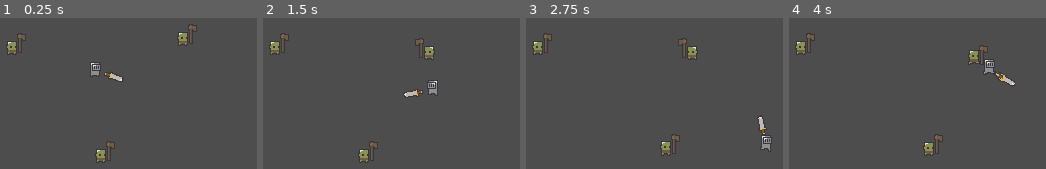
Above: before the commit, frames 1-4 (left to right).
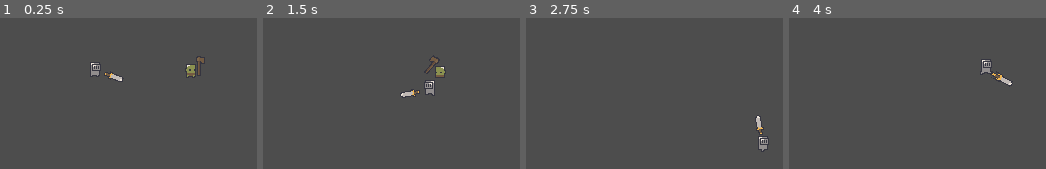
Above: after the commit, the same moments.

Repository: bbenefield89/realm-runners
Game: Godot game, scene res://Scenes/MainScene.tscn
Two runs of this game, one before a commit and one after it. Both use one fixed random seed, a clock stepped at 60 frames per second and the inputs below.
Inputs (mouse positions are in pixels of both pictures, inside the frame that each line leads up to):
- Up to frame 1 (0.25 s): no input
- Up to frame 2 (1.5 s): move the mouse to (outside the picture) at 0.52 s; hold D (walk_right) 0.53-1.28 s; click (outside the picture) at 0.6 s; right-click (outside the picture) at 0.8 s; move the mouse to (324, 110) at 1.27 s; hold S (walk_down) from 1.28 s (still down); right-click (324, 110) at 1.35 s
- Up to frame 3 (2.75 s): click (587, 110) at 1.55 s; move the mouse to (741, 31) at 2.02 s; release S (walk_down) at 2.03 s; hold D (walk_right) from 2.03 s (still down); click (741, 31) at 2.1 s; right-click (741, 31) at 2.3 s
- Up to frame 4 (4 s): move the mouse to (927, 152) at 2.77 s; release D (walk_right) at 2.78 s; hold W (walk_up) 2.78-3.53 s; right-click (927, 152) at 2.85 s; click (927, 152) at 3.05 s; move the mouse to (outside the picture) at 3.52 s; hold A (walk_left) from 3.53 s (still down); click (outside the picture) at 3.6 s; right-click (outside the picture) at 3.8 s

The runs differ from the first frame. In frame 1, 1.3% of the frame differs, in the area x 2-80%, y 4-96%; in frame 2, 1.7%, in the area x 2-71%, y 10-96%; in frame 3, 1.5%; in frame 4, 1.5%.

Commit message:
Goblins now play attack animation when player is within reach

Diff:
--- a/Prefabs/Creatures/Enemies/EnemySmallScene.tscn
+++ b/Prefabs/Creatures/Enemies/EnemySmallScene.tscn
@@ -9,10 +9,17 @@
 [sub_resource type="CircleShape2D" id="CircleShape2D_jvuck"]
 radius = 73.0069
 
+[sub_resource type="CircleShape2D" id="CircleShape2D_gq0en"]
+radius = 19.0
+
 [node name="EnemySmall" node_paths=PackedStringArray("WeaponRefPointRight", "WeaponRefPointLeft") groups=["Enemy"] instance=ExtResource("1_f8q2g")]
 script = ExtResource("2_xhvld")
 WeaponRefPointRight = NodePath("WeaponRefPoints/Right")
 WeaponRefPointLeft = NodePath("WeaponRefPoints/Left")
+swinging_attack_charging_up_speed = 0.0
+max_swinging_attack_charging_up_rotation = 0.0
+swinging_attack_release_speed = 0.0
+max_swinging_attack_release_rotation = 0.0
 movement_speed = 50
 
 [node name="BodyCollisionShape" parent="." index="0"]
@@ -26,10 +33,20 @@
 [node name="Left" type="Node2D" parent="WeaponRefPoints" index="1"]
 
 [node name="AggroArea" type="Area2D" parent="." index="4"]
+modulate = Color(1, 1, 1, 0.196078)
 position = Vector2(0, 4)
 
 [node name="AggroAreaCollisionShape" type="CollisionShape2D" parent="AggroArea" index="0"]
 shape = SubResource("CircleShape2D_jvuck")
 
+[node name="MeleeAttackArea" type="Area2D" parent="." index="5"]
+modulate = Color(1, 1, 1, 0.196078)
+position = Vector2(0, 4)
+
+[node name="MeleeAttackAreaCollisionShape" type="CollisionShape2D" parent="MeleeAttackArea" index="0"]
+shape = SubResource("CircleShape2D_gq0en")
+
 [connection signal="body_entered" from="AggroArea" to="." method="_on_AggroArea_body_entered"]
 [connection signal="body_exited" from="AggroArea" to="." method="_on_AggroArea_body_exited"]
+[connection signal="body_entered" from="MeleeAttackArea" to="." method="_on_MeleeAttackArea_body_entered"]
+[connection signal="body_exited" from="MeleeAttackArea" to="." method="_on_MeleeAttackArea_body_exited"]
--- a/Prefabs/Creatures/Enemies/GoblinScene.tscn
+++ b/Prefabs/Creatures/Enemies/GoblinScene.tscn
@@ -1,12 +1,11 @@
-[gd_scene load_steps=24 format=3 uid="uid://d0sqyad1wjbv0"]
+[gd_scene load_steps=23 format=3 uid="uid://d0sqyad1wjbv0"]
 
 [ext_resource type="PackedScene" uid="uid://bx6byxx416lxd" path="res://Prefabs/Creatures/Enemies/EnemySmallScene.tscn" id="1_x1c0s"]
-[ext_resource type="Script" path="res://Scripts/Creatures/Enemies/GoblinController.gd" id="2_ulcuw"]
 [ext_resource type="Script" path="res://Scripts/Stats/StatsResource.gd" id="3_3xkvo"]
 [ext_resource type="PackedScene" uid="uid://dngfpjp7naisq" path="res://Prefabs/Weapons/WoodAxeScene.tscn" id="3_48em3"]
 [ext_resource type="Texture2D" uid="uid://dxb7ljqvcv01y" path="res://Tilesets/dungeonSprites_ v1.5/goblin_.png" id="3_hugt8"]
 
-[sub_resource type="Resource" id="Resource_wcpp8"]
+[sub_resource type="Resource" id="Resource_6vqnr"]
 script = ExtResource("3_3xkvo")
 max_health = 1
 curr_health = 1
@@ -147,11 +146,11 @@
 }]
 
 [node name="Goblin_0" instance=ExtResource("1_x1c0s")]
-script = ExtResource("2_ulcuw")
-swinging_attack_charging_up_speed = 0.0
-max_swinging_attack_charging_up_rotation = 0.0
-max_swinging_attack_release_rotation = 0.0
-stats = SubResource("Resource_wcpp8")
+swinging_attack_charging_up_speed = 2.0
+max_swinging_attack_charging_up_rotation = -0.785
+swinging_attack_release_speed = 10.0
+max_swinging_attack_release_rotation = 3.0
+stats = SubResource("Resource_6vqnr")
 
 [node name="BodySprite" parent="." index="1"]
 sprite_frames = SubResource("SpriteFrames_544gu")
--- a/Scenes/MainScene.tscn
+++ b/Scenes/MainScene.tscn
@@ -9,10 +9,4 @@
 position = Vector2(186, 114)
 
 [node name="Goblin_0" parent="." instance=ExtResource("2_81uar")]
-position = Vector2(103, 92)
-
-[node name="Goblin_1" parent="." instance=ExtResource("2_81uar")]
-position = Vector2(274, 83)
-
-[node name="Goblin_2" parent="." instance=ExtResource("2_81uar")]
-position = Vector2(192, 200)
+position = Vector2(282, 115)
--- a/Scripts/Constants.gd
+++ b/Scripts/Constants.gd
@@ -1,5 +1,10 @@
 extends Node
 class_name Constants
+
+
+class InputActions:
+	var attack_primary := "attack_primary"
+	var attack_secondary := "attack_secondary"
 
 
 class Groups:
@@ -7,4 +12,10 @@
 	var weapon := "Weapon"
 
 
+class Creatures:
+	var player := "Player"
+
+
+static var inputActions := InputActions.new()
 static var groups := Groups.new()
+static var creatures := Creatures.new()
--- a/Scripts/Creatures/CreatureController.gd
+++ b/Scripts/Creatures/CreatureController.gd
@@ -18,6 +18,7 @@
 
 
 func _ready():
+	stats = stats.duplicate()
 	transition_to_life_state(LifeStates.ALIVE)
 	connect_signals()
 
--- a/Scripts/Creatures/Enemies/EnemyController.gd
+++ b/Scripts/Creatures/Enemies/EnemyController.gd
@@ -8,21 +8,49 @@
 	CHASING,
 }
 
+enum AttackStates {
+	IDLE,
+	SWINGING,
+}
+
+enum SwingingAttackStates {
+	IDLE,
+	CHARGING_UP,
+	RELEASE,
+	RESET,
+}
+
 
 @export var WeaponRefPointRight: Node2D
 @export var WeaponRefPointLeft: Node2D
 
+@export var swinging_attack_charging_up_speed: float
+@export var max_swinging_attack_charging_up_rotation: float
+
+@export var swinging_attack_release_speed: float
+@export var max_swinging_attack_release_rotation: float
+
 var Player: PlayerController
 var curr_movement_state: MovementStates
+var curr_attack_state: AttackStates
+var curr_swinging_attack_state: SwingingAttackStates
+var weapon_rotation_direction := 1
 
 
 func _ready():
 	super._ready()
 	curr_movement_state = MovementStates.IDLE
+	curr_attack_state = AttackStates.IDLE
+
+
+#func _input(_event: InputEvent) -> void:
+	#if Input.is_action_just_pressed(Constants.inputActions.attack_primary):
+		#curr_attack_state = AttackStates.SWINGING
+		#curr_swinging_attack_state = SwingingAttackStates.CHARGING_UP
 
 
 func _physics_process(_delta: float) -> void:
-	if curr_life_state == LifeStates.DEAD:
+	if curr_life_state != LifeStates.ALIVE or curr_attack_state != AttackStates.IDLE:
 		return
 
 	match curr_movement_state:
@@ -36,6 +64,15 @@
 			handle_chasing_movement_state()
 
 	move_and_slide()
+
+
+func _process(delta: float) -> void:
+	match curr_attack_state:
+		AttackStates.IDLE:
+			pass
+
+		AttackStates.SWINGING:
+			handle_swinging_attack_state(delta)
 
 
 func handle_idle_movement_state():
@@ -65,16 +102,79 @@
 		WeaponRefPointRight.position)
 
 
+func handle_swinging_attack_state(delta: float):
+	match curr_swinging_attack_state:
+		SwingingAttackStates.IDLE:
+			handle_idle_swinging_attack_state()
+
+		SwingingAttackStates.CHARGING_UP:
+			handle_charging_up_swinging_attack_state(delta)
+
+		SwingingAttackStates.RELEASE:
+			handle_release_swinging_attack_state(delta)
+
+		SwingingAttackStates.RESET:
+			handle_reset_swinging_attack_state(delta)
+
+
+func handle_idle_swinging_attack_state():
+	Equipment.Weapon.rotation = 0
+
+
+func handle_charging_up_swinging_attack_state(delta: float):
+	var rotation_direction := 1 if BodySprite.flip_h else -1
+	Equipment.Weapon.rotation += rotation_direction * swinging_attack_charging_up_speed * delta
+
+	var approximate_weapon_sprite_rotation := Equipment.Weapon.rotation - 0.10
+	if (BodySprite.flip_h and
+		approximate_weapon_sprite_rotation >= abs(max_swinging_attack_charging_up_rotation)):
+			curr_swinging_attack_state = SwingingAttackStates.RELEASE
+
+	elif (not BodySprite.flip_h and
+		approximate_weapon_sprite_rotation <= max_swinging_attack_charging_up_rotation):
+			curr_swinging_attack_state = SwingingAttackStates.RELEASE
+
+
+func handle_release_swinging_attack_state(delta: float):
+	var rotation_direction := -1 if BodySprite.flip_h else 1
+	Equipment.Weapon.rotation += rotation_direction * swinging_attack_release_speed * delta
+
+	var approximate_weapon_sprite_rotation := Equipment.Weapon.rotation + 0.10
+	if (BodySprite.flip_h and
+		approximate_weapon_sprite_rotation <= max_swinging_attack_release_rotation * -1):
+			curr_swinging_attack_state = SwingingAttackStates.RESET
+
+	if (not BodySprite.flip_h and
+		approximate_weapon_sprite_rotation >= max_swinging_attack_release_rotation):
+			curr_swinging_attack_state = SwingingAttackStates.RESET
+
+
+func handle_reset_swinging_attack_state(delta: float):
+	Equipment.Weapon.rotation = max(
+		Equipment.Weapon.rotation - 10 * delta,
+		0.0)
+
+	var approximate_weapon_sprite_rotation := Equipment.Weapon.rotation - 0.10
+	if approximate_weapon_sprite_rotation <= 0.0:
+		curr_swinging_attack_state = SwingingAttackStates.IDLE
+
+
 func _on_AggroArea_body_entered(body: Node2D) -> void:
-	if check_if_is_player(body):
+	if body is PlayerController:
 		Player = body
 		curr_movement_state = MovementStates.CHASING
 
 
 func _on_AggroArea_body_exited(body: Node2D) -> void:
-	if check_if_is_player(body):
+	if body is PlayerController:
 		curr_movement_state = MovementStates.IDLE
 
 
-func check_if_is_player(body: Node2D) -> bool:
-	return true if (body.name as String).to_lower() == "player" else false
+func _on_MeleeAttackArea_body_entered(body: Node2D) -> void:
+	if body is PlayerController:
+		curr_attack_state = AttackStates.SWINGING
+		curr_swinging_attack_state = SwingingAttackStates.CHARGING_UP
+
+
+func _on_MeleeAttackArea_body_exited(body: Node2D) -> void:
+	pass # Replace with function body.
--- a/Scripts/Creatures/Enemies/GoblinController.gd
+++ b/Scripts/Creatures/Enemies/GoblinController.gd
@@ -1,92 +1,91 @@
 extends EnemyController
 
 
-enum AttackStates {
-	IDLE,
-	SWINGING,
-}
-
-enum SwingingAttackStates {
-	IDLE,
-	CHARGING_UP,
-	RELEASE,
-	RESET,
-}
+#enum AttackStates {
+	#IDLE,
+	#SWINGING,
+#}
+#
+#enum SwingingAttackStates {
+	#IDLE,
+	#CHARGING_UP,
+	#RELEASE,
+	#RESET,
+#}
 
 
-@export var swinging_attack_charging_up_speed: float
-@export var max_swinging_attack_charging_up_rotation: float
-@export var max_swinging_attack_release_rotation: float
+#@export var swinging_attack_charging_up_speed: float
+#@export var max_swinging_attack_charging_up_rotation: float
+#@export var max_swinging_attack_release_rotation: float
 
 
-var curr_attack_state: AttackStates
-var curr_swinging_attack_state: SwingingAttackStates
+#var curr_attack_state: AttackStates
+#var curr_swinging_attack_state: SwingingAttackStates
 
 
-func _ready() -> void:
-	super._ready()
-	curr_attack_state = AttackStates.IDLE
+#func _ready() -> void:
+	#curr_attack_state = AttackStates.IDLE
 
 
-func _input(_event: InputEvent) -> void:
-	if Input.is_action_just_pressed("attack_primary"):
-		curr_attack_state = AttackStates.SWINGING
-		curr_swinging_attack_state = SwingingAttackStates.CHARGING_UP
+#func _input(_event: InputEvent) -> void:
+	#if Input.is_action_just_pressed("attack_primary"):
+		#curr_attack_state = AttackStates.SWINGING
+		#curr_swinging_attack_state = SwingingAttackStates.CHARGING_UP
 
 
-func _process(delta: float) -> void:
-	match curr_attack_state:
-		AttackStates.IDLE:
-			pass
-
-		AttackStates.SWINGING:
-			handle_swinging_attack_state(delta)
+#func _process(delta: float) -> void:
+	#match curr_attack_state:
+		#AttackStates.IDLE:
+			#pass
+		#
+		#AttackStates.SWINGING:
+			#handle_swinging_attack_state(delta)
 
 
-func handle_swinging_attack_state(delta: float):
-	match curr_swinging_attack_state:
-		SwingingAttackStates.IDLE:
-			handle_idle_swinging_attack_state()
-
-		SwingingAttackStates.CHARGING_UP:
-			handle_charging_up_swinging_attack_state(delta)
-
-		SwingingAttackStates.RELEASE:
-			handle_release_swinging_attack_state(delta)
-
-		SwingingAttackStates.RESET:
-			handle_reset_swinging_attack_state(delta)
-
-
-func handle_idle_swinging_attack_state():
-	Equipment.Weapon.rotation = 0
-
-
-func handle_charging_up_swinging_attack_state(delta: float):
-	Equipment.Weapon.rotation = max(
-		Equipment.Weapon.rotation - swinging_attack_charging_up_speed * delta,
-		max_swinging_attack_charging_up_rotation)
-
-	var approximate_weapon_sprite_rotation := Equipment.Weapon.rotation - 0.10
-	if approximate_weapon_sprite_rotation <= max_swinging_attack_charging_up_rotation:
-		curr_swinging_attack_state = SwingingAttackStates.RELEASE
-
-
-func handle_release_swinging_attack_state(delta: float):
-	Equipment.Weapon.rotation = min(
-		Equipment.Weapon.rotation + 10 * delta,
-		max_swinging_attack_release_rotation)
-
-	var approximate_weapon_sprite_rotation := Equipment.Weapon.rotation + 0.10
-	if approximate_weapon_sprite_rotation >= max_swinging_attack_release_rotation:
-		curr_swinging_attack_state = SwingingAttackStates.RESET
-
-
-func handle_reset_swinging_attack_state(delta: float):
-	Equipment.Weapon.rotation = max(
-		Equipment.Weapon.rotation - 10 * delta,
-		0.0)
-
-	var approximate_weapon_sprite_rotation := Equipment.Weapon.rotation - 0.10
-	if approximate_weapon_sprite_rotation <= 0.0:
-		curr_swinging_attack_state = SwingingAttackStates.IDLE
+#func handle_swinging_attack_state(delta: float):
+	#match curr_swinging_attack_state:
+		#SwingingAttackStates.IDLE:
+			#handle_idle_swinging_attack_state()
+		#
+		#SwingingAttackStates.CHARGING_UP:
+			#handle_charging_up_swinging_attack_state(delta)
+		#
+		#SwingingAttackStates.RELEASE:
+			#handle_release_swinging_attack_state(delta)
+		#
+		#SwingingAttackStates.RESET:
+			#handle_reset_swinging_attack_state(delta)
+#
+#
+#func handle_idle_swinging_attack_state():
+	#Equipment.Weapon.rotation = 0
+#
+#
+#func handle_charging_up_swinging_attack_state(delta: float):
+	#Equipment.Weapon.rotation = max(
+		#Equipment.Weapon.rotation - swinging_attack_charging_up_speed * delta,
+		#max_swinging_attack_charging_up_rotation)
+	#
+	#var approximate_weapon_sprite_rotation := Equipment.Weapon.rotation - 0.10
+	#if approximate_weapon_sprite_rotation <= max_swinging_attack_charging_up_rotation:
+		#curr_swinging_attack_state = SwingingAttackStates.RELEASE
+#
+#
+#func handle_release_swinging_attack_state(delta: float):
+	#Equipment.Weapon.rotation = min(
+		#Equipment.Weapon.rotation + 10 * delta,
+		#max_swinging_attack_release_rotation)
+	#
+	#var approximate_weapon_sprite_rotation := Equipment.Weapon.rotation + 0.10
+	#if approximate_weapon_sprite_rotation >= max_swinging_attack_release_rotation:
+		#curr_swinging_attack_state = SwingingAttackStates.RESET
+#
+#
+#func handle_reset_swinging_attack_state(delta: float):
+	#Equipment.Weapon.rotation = max(
+		#Equipment.Weapon.rotation - 10 * delta,
+		#0.0)
+	#
+	#var approximate_weapon_sprite_rotation := Equipment.Weapon.rotation - 0.10
+	#if approximate_weapon_sprite_rotation <= 0.0:
+		#curr_swinging_attack_state = SwingingAttackStates.IDLE
--- a/Scripts/Creatures/PlayerController.gd
+++ b/Scripts/Creatures/PlayerController.gd
@@ -136,4 +136,5 @@
 
 
 func _on_IronSword_weapon_hit_enemy(Enemy: CreatureController) -> void:
+	print("Damaging Enemy: ", Enemy.name)
 	Enemy.stats.apply_damage(Equipment.Weapon.damage)
--- a/Scripts/Stats/HealthController.gd
+++ /dev/null
@@ -1,16 +0,0 @@
-extends Node2D
-class_name HealthController
-
-
-@export var max_health: int
-@export var curr_health: int
-
-
-signal creature_died()
-
-
-func apply_damage(damage: int):
-	curr_health -= damage
-
-	if curr_health <= 0:
-		creature_died.emit()
--- a/Scripts/Stats/StatsController.gd
+++ /dev/null
@@ -1,5 +0,0 @@
-extends Node2D
-class_name StatsController
-
-
-@export var Health: HealthController
Not shown: 1 places in Prefabs/Creatures/Enemies/EnemySmallScene.tscn that only renumber resources
